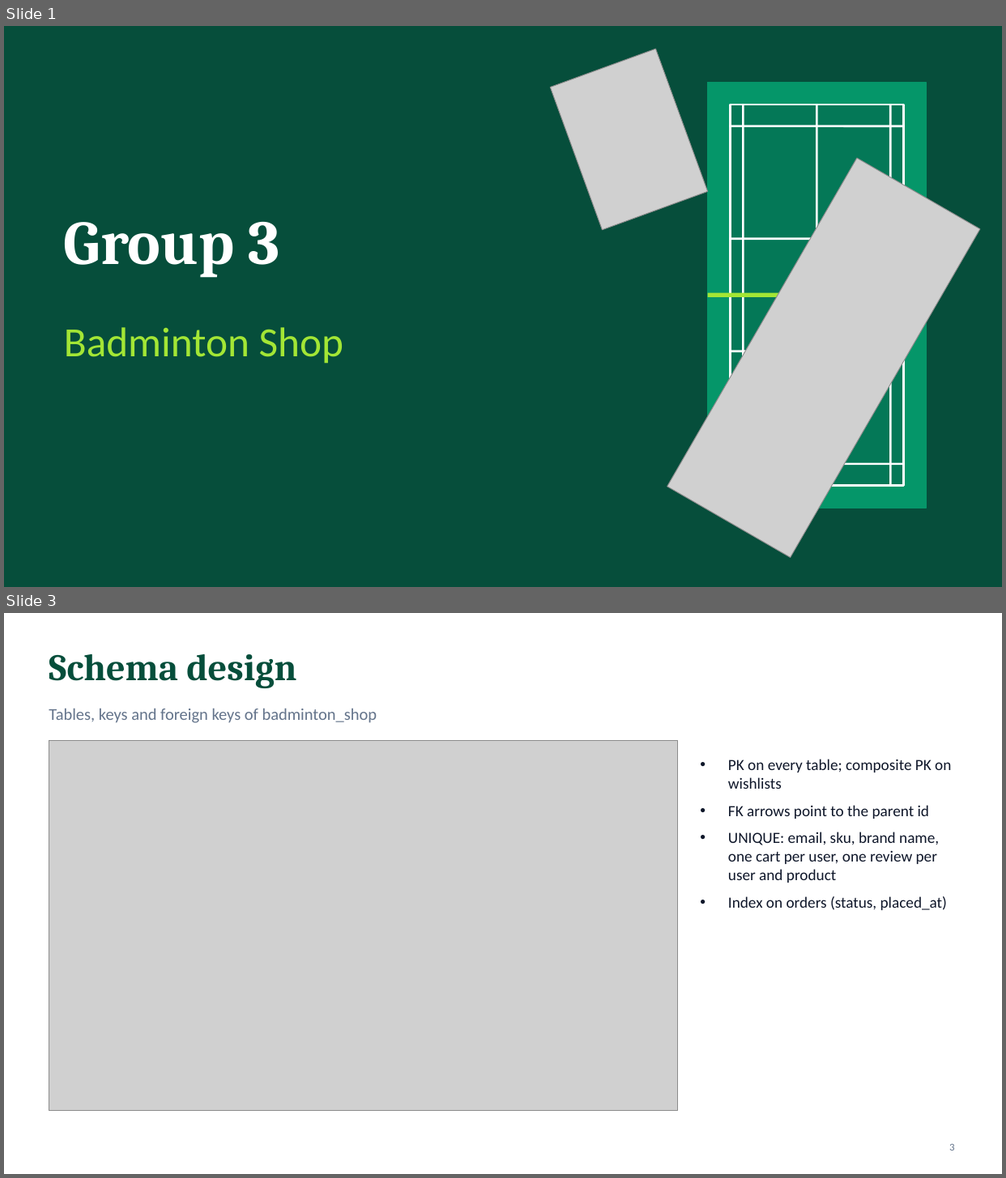
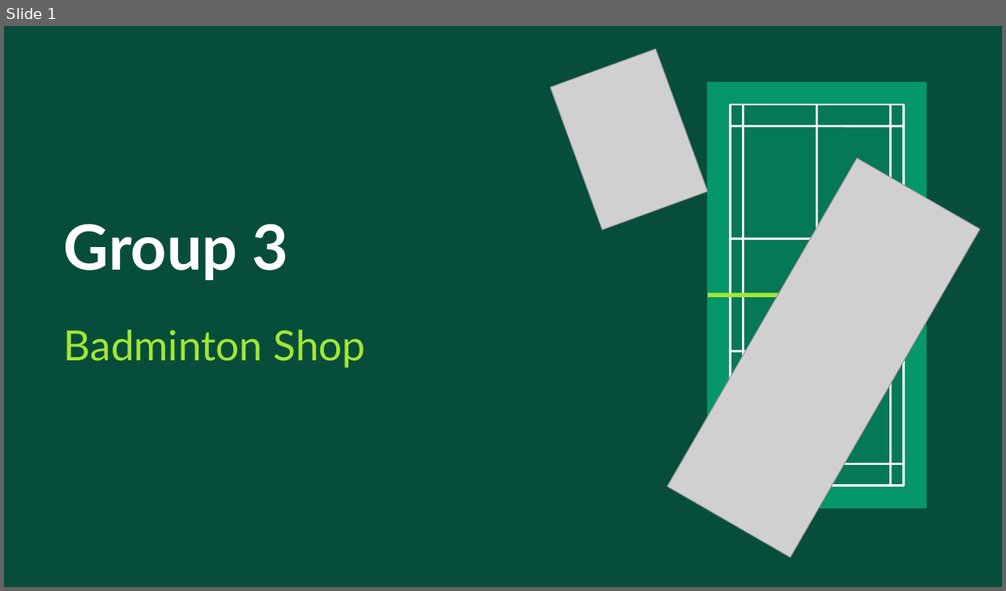
Before and after one commit to sriv95/261342-Database-Project, a slide deck: docs/smash-badminton-shop.pptx. Shown one above the other, each under a label of ours: slides 1 and 3 before the commit, slide 1 after it; the slides between them are not shown. The pictures are 1006x1178 and 1006x591 pixels, drawn with LibreOffice and Linux fonts; fonts in the diff are those of the drawing; grey boxes stand for pictures. Boxes give left, top, right and bottom in pixels: in the first picture for what was removed or moved away, otherwise in the second. Text is boxed around its words. In the diff, an @@ line names an element or a change of style, - is before the commit and + after.

Commit message:
Update presentation file for smash badminton shop

```diff
--- a/docs/smash-badminton-shop.pptx
+++ b/docs/smash-badminton-shop.pptx
@@ slide 3 removed at <box>4,613,1002,1174</box>, background #FFFFFF @@
@@ text removed at <box>49,654,296,688</box> @@
-Schema design
@@ text removed at <box>49,709,377,723</box> @@
-Tables, keys and foreign keys of badminton_shop
@@ picture removed at <box>49,740,678,1111</box> @@
@@ text removed at <box>728,759,951,910</box> @@
-• PK on every table; composite PK on wishlists
-• FK arrows point to the parent id
-• UNIQUE: email, sku, brand name, one cart per user, one review per user and product
-• Index on orders (status, placed_at)
@@ page number removed at <box>949,1144,954,1151</box> @@
-3
@@ slide 1 changed as well @@
@@ text "Group 3" at <box>64,224,289,280</box>: font Cambria to Lato; line spacing 1 to 1.15 @@
@@ text "Badminton Shop" at <box>64,330,366,368</box>: font Calibri to Lato; line spacing 1 to 1.15 @@
```
Also in this commit, not shown: 11 other slides changed, 19 slides added, 5 other slides removed.
